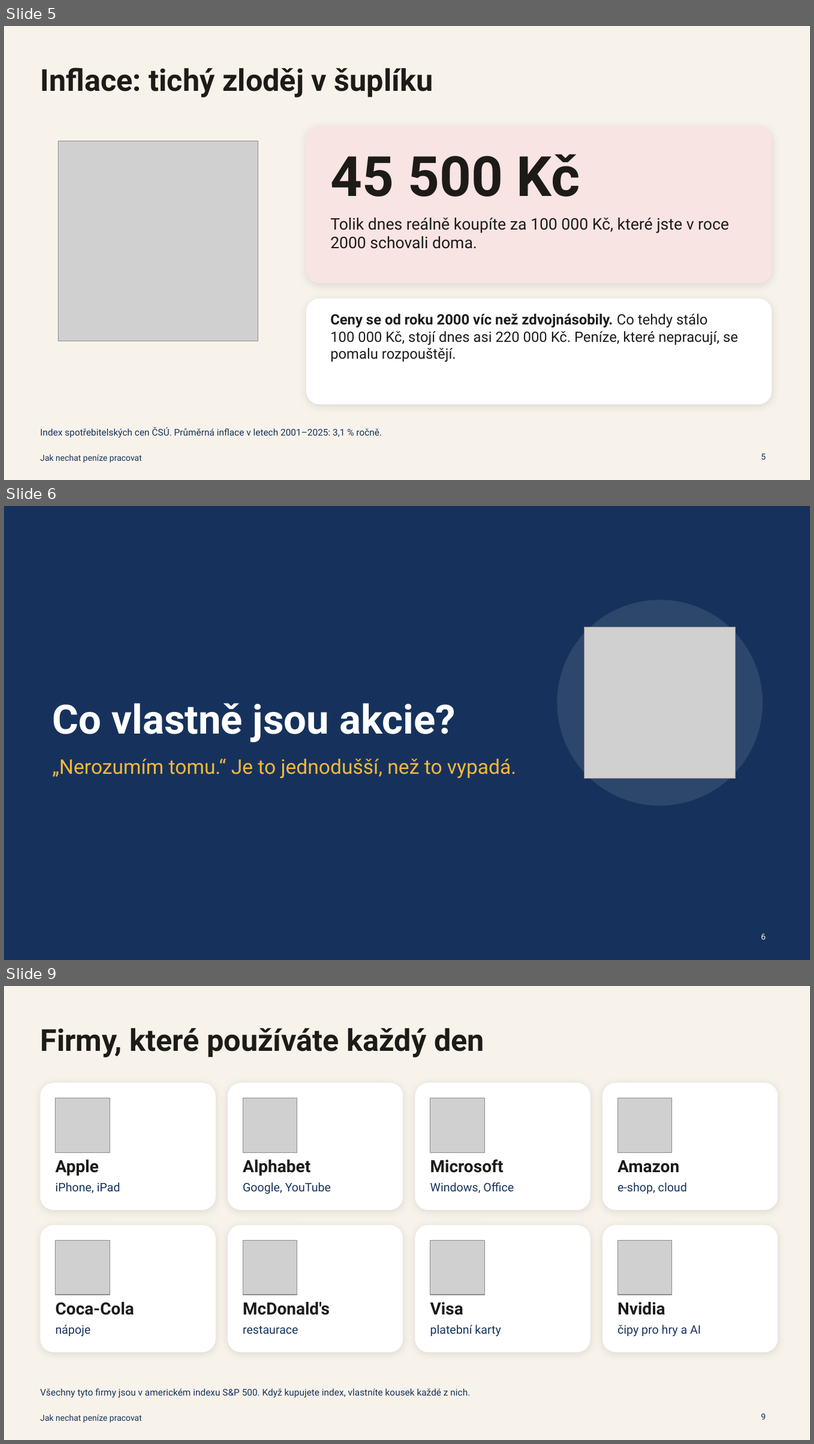
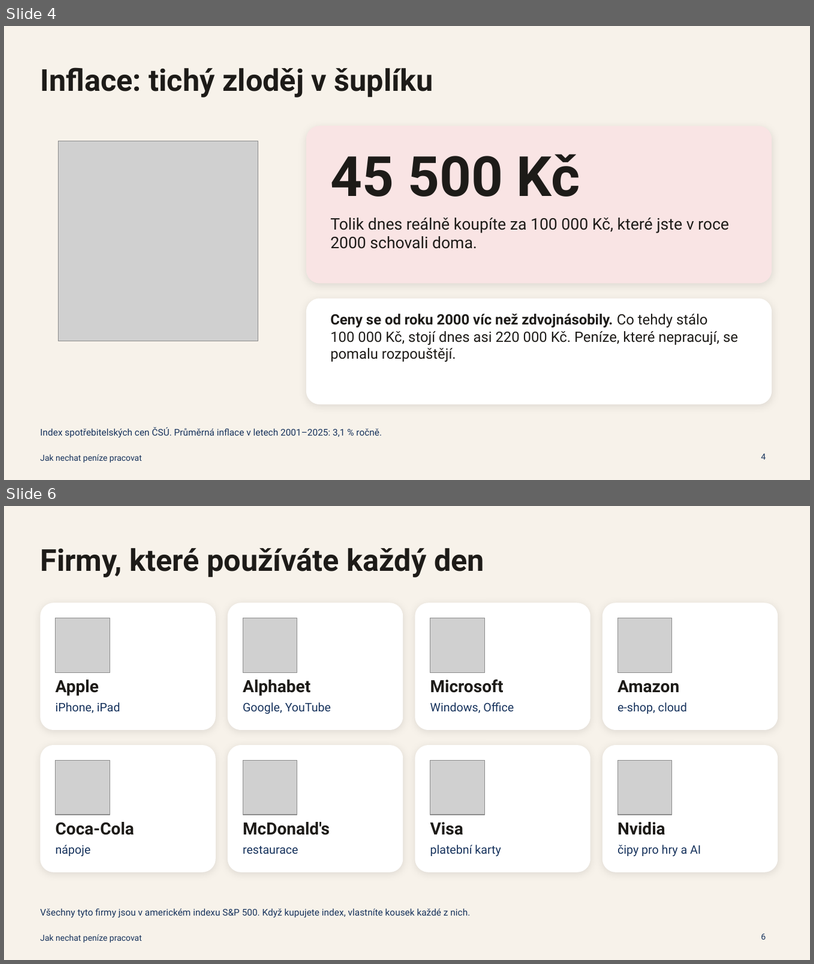
Before and after one commit to TomasMichal/kalkulacky, a slide deck: prezentace/jak-nechat-penize-pracovat.pptx. Shown one above the other, each under a label of ours: slides 5, 6 and 9 before the commit, slides 4 and 6 after it; the slides between them are not shown. The pictures are 814x1444 and 814x964 pixels, drawn with LibreOffice and Linux fonts; fonts in the diff are those of the drawing; grey boxes stand for pictures. Boxes give left, top, right and bottom in pixels: in the first picture for what was removed or moved away, otherwise in the second. Text is boxed around its words. In the diff, an @@ line names an element or a change of style, - is before the commit and + after.

```diff
--- a/prezentace/jak-nechat-penize-pracovat.pptx
+++ b/prezentace/jak-nechat-penize-pracovat.pptx
@@ slide 6 removed at [4,506,810,960], background #16325C @@
@@ ellipse removed at [558,600,763,805] @@
@@ picture removed at [585,627,736,778] @@
@@ title removed at [53,703,456,742] @@
-Co vlastně jsou akcie?
@@ text removed at [53,758,516,778] @@
-„Nerozumím tomu.“ Je to jednodušší, než to vypadá.
@@ page number removed at [761,933,766,939] @@
-6
@@ what was slide 5 is now slide 4 @@
@@ page number at [761,453,766,459]: text changed @@
-5
+4
@@ what was slide 9 is now slide 6 @@
@@ page number at [761,933,766,939]: text changed @@
-9
+6
```
Also in this commit, not shown: 9 slides changed, 1 slide added, 24 other slides removed, 3 other files.
